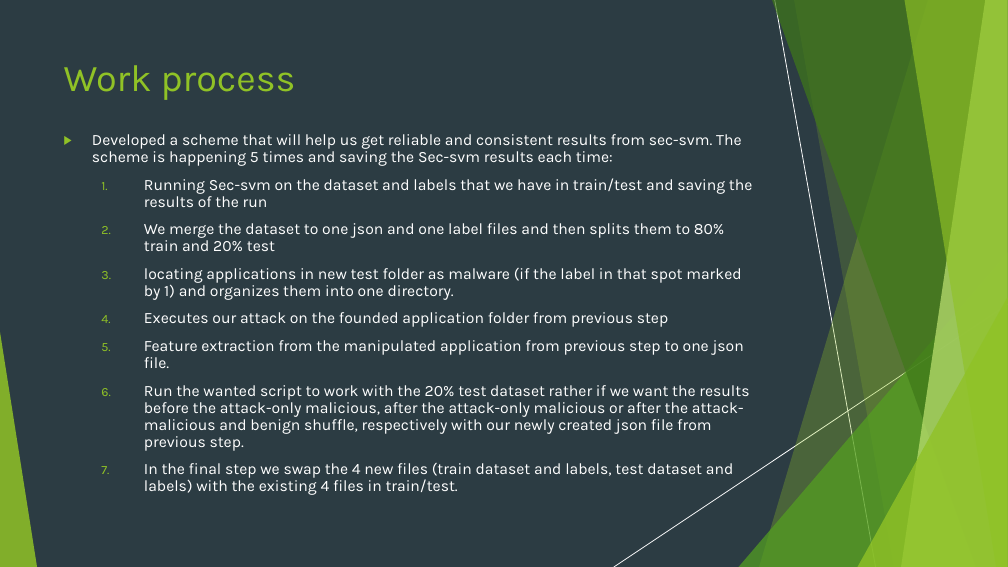
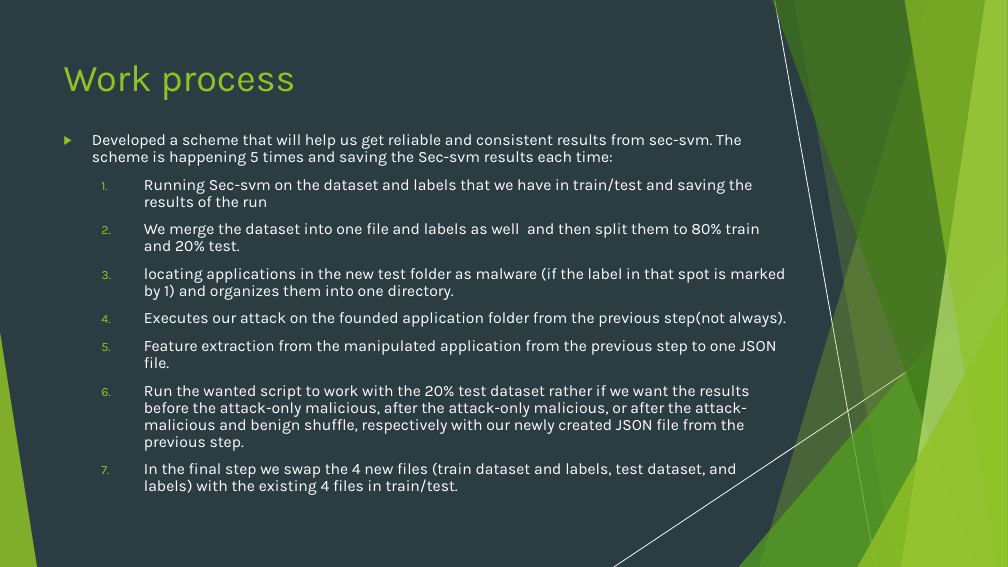
Before and after one commit to nivtal9/Sec-SVM-Final-Project, a slide deck: slide 8 of Sec-svm-demonstration.pptx. Drawn at 1008x567 pixels with LibreOffice and Linux fonts; fonts in the diff are those of the drawing. Boxes give left, top, right and bottom in pixels: in the first picture for what was removed or moved away, otherwise in the second. Text is boxed around its words. In the diff, an @@ line names an element or a change of style, - is before the commit and + after.

```diff
--- a/Sec-svm-demonstration.pptx
+++ b/Sec-svm-demonstration.pptx
@@ text at (144, 223, 786, 495): text changed @@
-  2. We merge the dataset to one json and one label files and then splits them to 80% train and 20% test
-  3. locating applications in new test folder as malware (if the label in that spot marked by 1) and organizes them into one directory.
-  4. Executes our attack on the founded application folder from previous step
-  5. Feature extraction from the manipulated application from previous step to one json file.
-  6. Run the wanted script to work with the 20% test dataset rather if we want the results before the attack-only malicious, after the attack-only malicious or after the attack-malicious and benign shuffle, respectively with our newly created json file from previous step.
-  7. In the final step we swap the 4 new files (train dataset and labels, test dataset and labels) with the existing 4 files in train/test.
+  2. We merge the dataset into one file and labels as well and then split them to 80% train and 20% test.
+  3. locating applications in the new test folder as malware (if the label in that spot is marked by 1) and organizes them into one directory.
+  4. Executes our attack on the founded application folder from the previous step(not always).
+  5. Feature extraction from the manipulated application from the previous step to one JSON file.
+  6. Run the wanted script to work with the 20% test dataset rather if we want the results before the attack-only malicious, after the attack-only malicious, or after the attack-malicious and benign shuffle, respectively with our newly created JSON file from the previous step.
+  7. In the final step we swap the 4 new files (train dataset and labels, test dataset, and labels) with the existing 4 files in train/test.
```
Also in this commit, not shown: 13 other slides changed, 5 slides removed.
